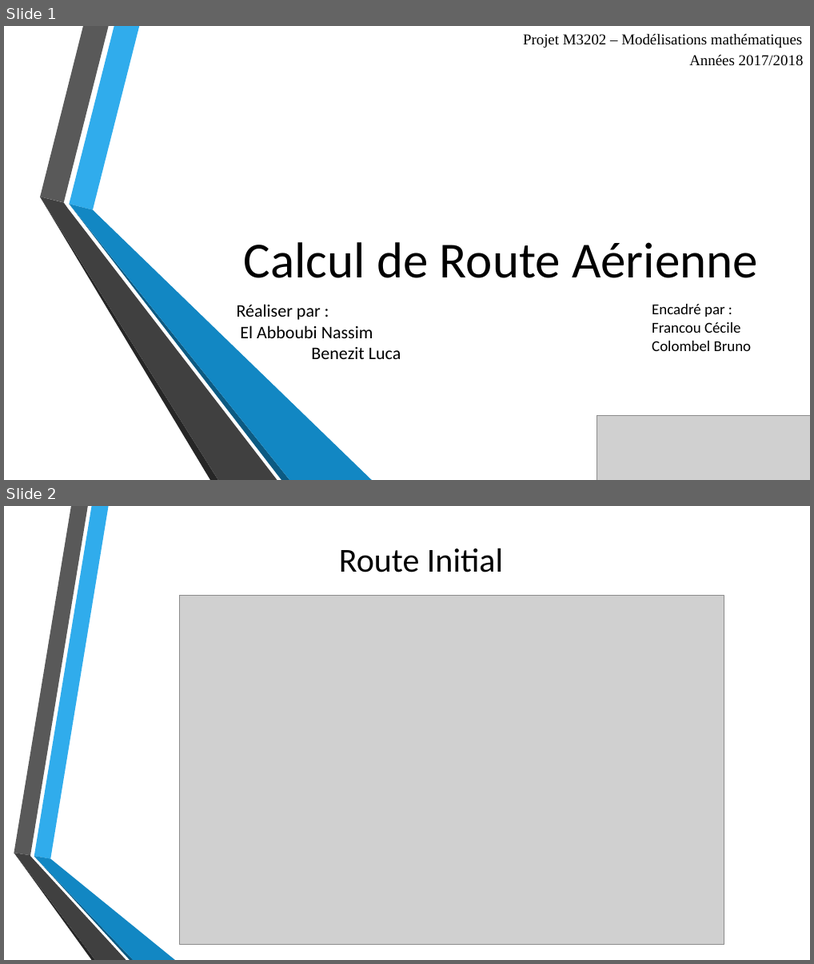
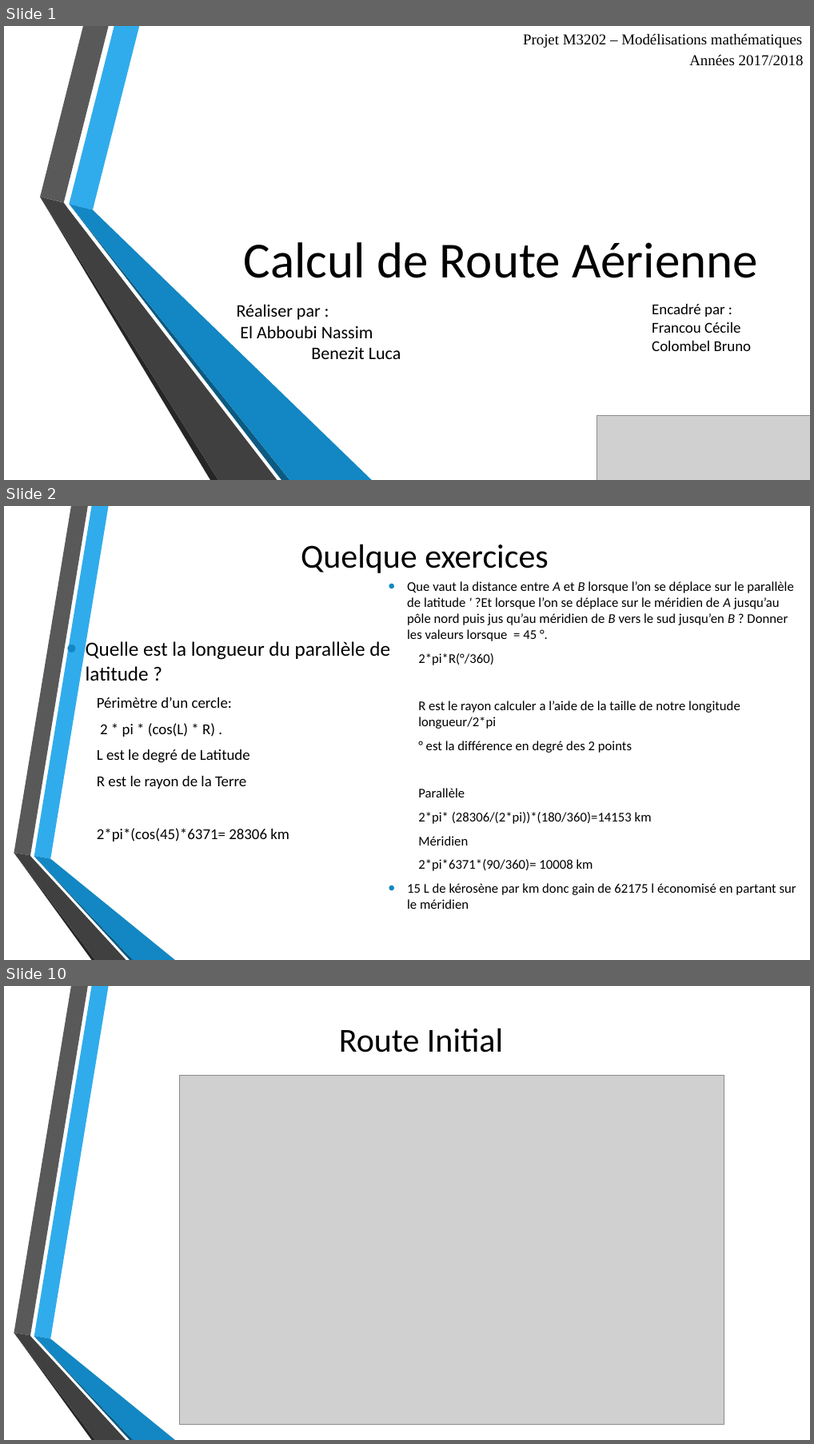
Before and after one commit to KingRid3r/RouteAerienne, a slide deck: CalculdeRouteAérienne.pptx. Shown one above the other, each under a label of ours: slides 1 and 2 before the commit, slides 1, 2 and 10 after it; the slides between them are not shown. The pictures are 814x964 and 814x1444 pixels, drawn with LibreOffice and Linux fonts; fonts in the diff are those of the drawing; grey boxes stand for pictures; background and template pictures are left out. Boxes give left, top, right and bottom in pixels: in the first picture for what was removed or moved away, otherwise in the second. Text is boxed around its words. In the diff, an @@ line names an element or a change of style, - is before the commit and + after.

Commit message:
1.0

```diff
--- a/CalculdeRouteAérienne.pptx
+++ b/CalculdeRouteAérienne.pptx
@@ slide 2 added at bbox=[4, 506, 810, 960], background picture (left out); not listed: 6 template elements that a slide beside it also shows @@
@@ title added at bbox=[301, 544, 549, 573], 40 pt, text #000000 @@
+Quelque exercices
@@ text added at bbox=[407, 581, 797, 908], 15.9 pt, text #000000 @@
+• Que vaut la distance entre A et B lorsque l’on se déplace sur le parallèle de latitude ' ?Et lorsque l’on se déplace sur le méridien de A jusqu’au pôle nord puis jus qu’au méridien de B vers le sud jusqu’en B ? Donner les valeurs lorsque = 45 °.
+  2*pi*R(°/360)
+  R est le rayon calculer a l’aide de la taille de notre longitude longueur/2*pi
+  ° est la différence en degré des 2 points
+  Parallèle
+  2*pi* (28306/(2*pi))*(180/360)=14153 km
+  Méridien
+  2*pi*6371*(90/360)= 10008 km
+• 15 L de kérosène par km donc gain de 62175 l économisé en partant sur le méridien
@@ text added at bbox=[86, 640, 390, 841], 18 pt, text #000000 @@
+• Quelle est la longueur du parallèle de latitude ?
+  Périmètre d’un cercle:
+  2 * pi * (cos(L) * R) .
+  L est le degré de Latitude
+  R est le rayon de la Terre
+  2*pi*(cos(45)*6371= 28306 km
@@ what was slide 2 is now slide 10 @@
```
Also in this commit, not shown: 7 other slides added.
